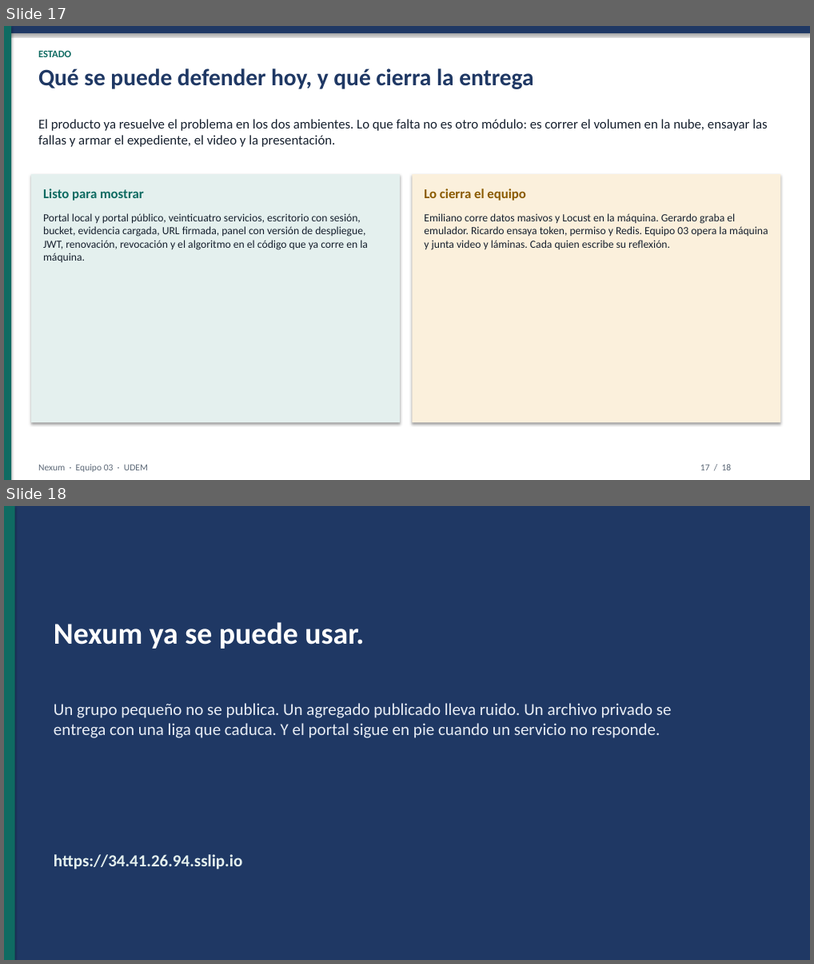
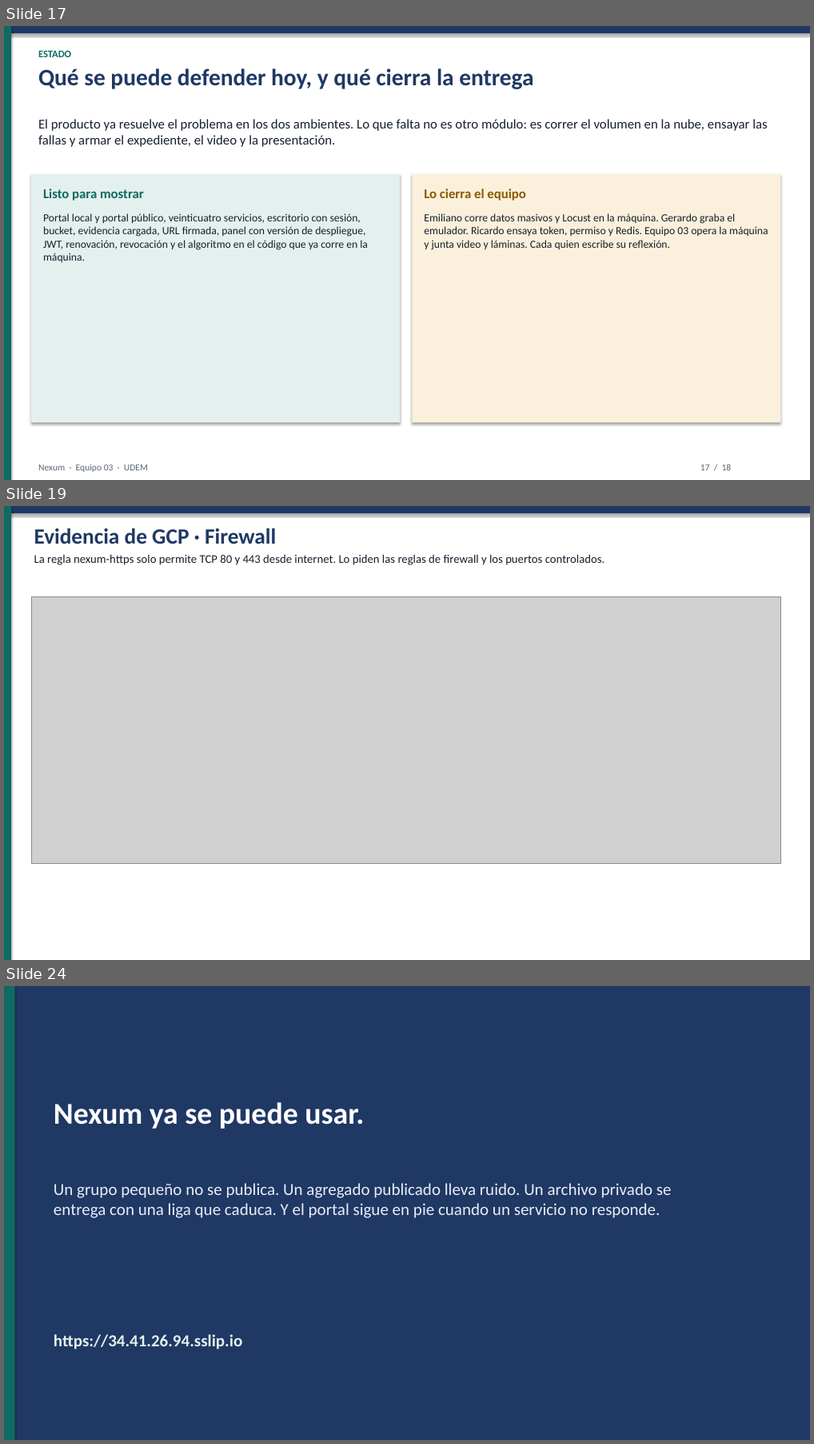
Before and after one commit to JuanPRamos2/IAC, a slide deck: Equipo03_SegundoParcial/codigo/docs/Nexum_Equipo03_Presentacion.pptx. Shown one above the other, each under a label of ours: slides 17 and 18 before the commit, slides 17, 19 and 24 after it; the slides between them are not shown. The pictures are 814x964 and 814x1444 pixels, drawn with LibreOffice and Linux fonts; fonts in the diff are those of the drawing; grey boxes stand for pictures. Boxes give left, top, right and bottom in pixels: in the first picture for what was removed or moved away, otherwise in the second. Text is boxed around its words. In the diff, an @@ line names an element or a change of style, - is before the commit and + after.

```diff
--- a/Equipo03_SegundoParcial/codigo/docs/Nexum_Equipo03_Presentacion.pptx
+++ b/Equipo03_SegundoParcial/codigo/docs/Nexum_Equipo03_Presentacion.pptx
@@ slide 19 added at [4, 506, 810, 960], background #FFFFFF @@
@@ rectangle added at [4, 506, 810, 513], fill #1F3864 @@
@@ rectangle added at [4, 506, 11, 960], fill #0F6B62 @@
@@ text added at [34, 528, 276, 544], 26 pt, text #1F3864, bold @@
+Evidencia de GCP · Firewall
@@ text added at [34, 554, 605, 565], 14 pt, text #16202E @@
+La regla nexum-https solo permite TCP 80 y 443 desde internet. Lo piden las reglas de firewall y los puertos controlados.
@@ picture added at [31, 596, 782, 863] @@
@@ what was slide 18 is now slide 24 @@
```
Also in this commit, not shown: 5 other slides added.
